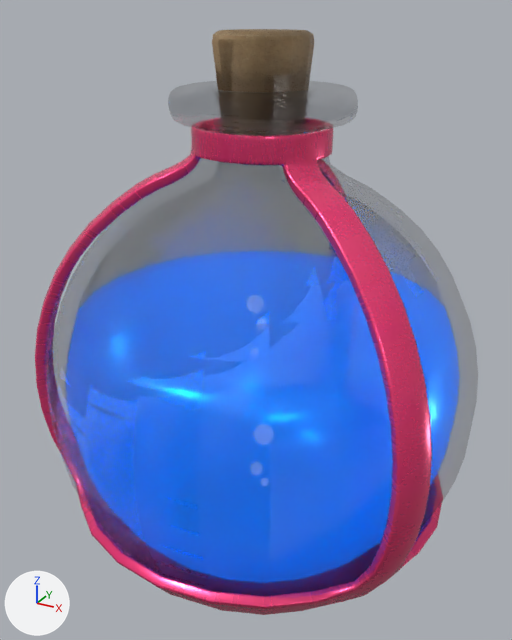
A saved change to the glTF model static/models/potions/mana_potion.glb.
Rendered twice from a camera (50 mm lens) standing at (11.16, -20.76, 19.87) and looking at (-0.29, 0.06, 9.46). Lighting does not change. The marker at lower left points along +X, +Y and +Z. The picture after the commit comes second. Where no turn or scale is listed for an object, it has been applied to the vertices.
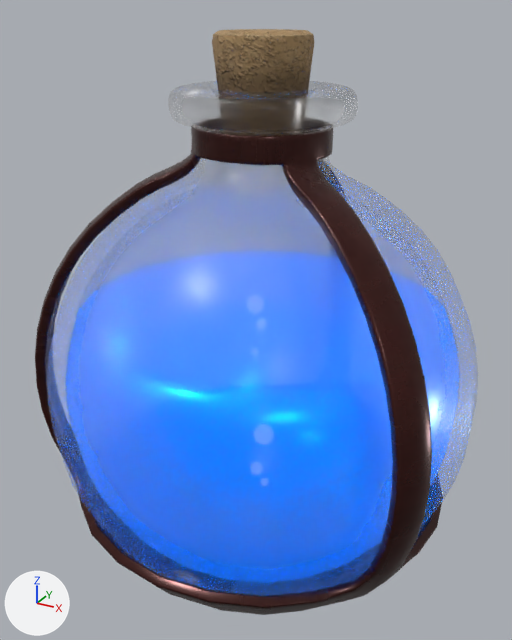
Where the newer file only moved an object's origin or applied its transform, the numbers keep the older frame.

Pixel boxes [x1, y1, x2, y2] of what changed, in the pictures (512 x 640 px):
'Object_3', surface changed: [47, 81, 478, 596] in both
'Object_2', surface changed (darker): [35, 127, 442, 615] in both

What changed in the scene script:
```text
Change img_image_5:
    img_image_5: load_image('Image_5', '_unpacked/Image_5', 1024, 1024, 'sRGB') -> load_image('Image_5', '_unpacked/Image_5', 1024, 1024, 'Non-Color')
Change img_image_4:
    img_image_4: load_image('Image_4', '_unpacked/Image_4', 1024, 1024, 'Non-Color') -> load_image('Image_4', '_unpacked/Image_4', 1024, 1024, 'sRGB')
Change mat_metal_frame:
    where n2 = _N.new('ShaderNodeTexImage'); n2.name = 'Image Texture'
    n2.image: img_image_5 -> img_image_4
    where n4 = _N.new('ShaderNodeTexImage'); n4.name = 'Image Texture.001'
    remove n5 = _N.new('ShaderNodeNormalMap'); n5.name = 'Normal Map'
    remove n5.uv_map = 'UVMap'
    remove n6 = _N.new('ShaderNodeTexImage'); n6.name = 'Image Texture.002'
    remove n6.image = img_image_7
    n4.image: img_image_6 -> img_image_5
    where n0 = _N.new('ShaderNodeBsdfPrincipled'); n0.name = 'Principled BSDF'
    remove _L.new(n5.outputs[0], n0.inputs[5])  # 'Normal' to 'Normal'
    remove _L.new(n6.outputs[0], n5.inputs[1])  # 'Color' to 'Color'
Change mat_glassmat:
    where n4 = _N.new('ShaderNodeTexImage'); n4.name = 'Image Texture'
    n4.image: img_image_3 -> img_image_2
    where n6 = _N.new('ShaderNodeTexImage'); n6.name = 'Image Texture.001'
    n6.image: img_image_4 -> img_image_3
```
